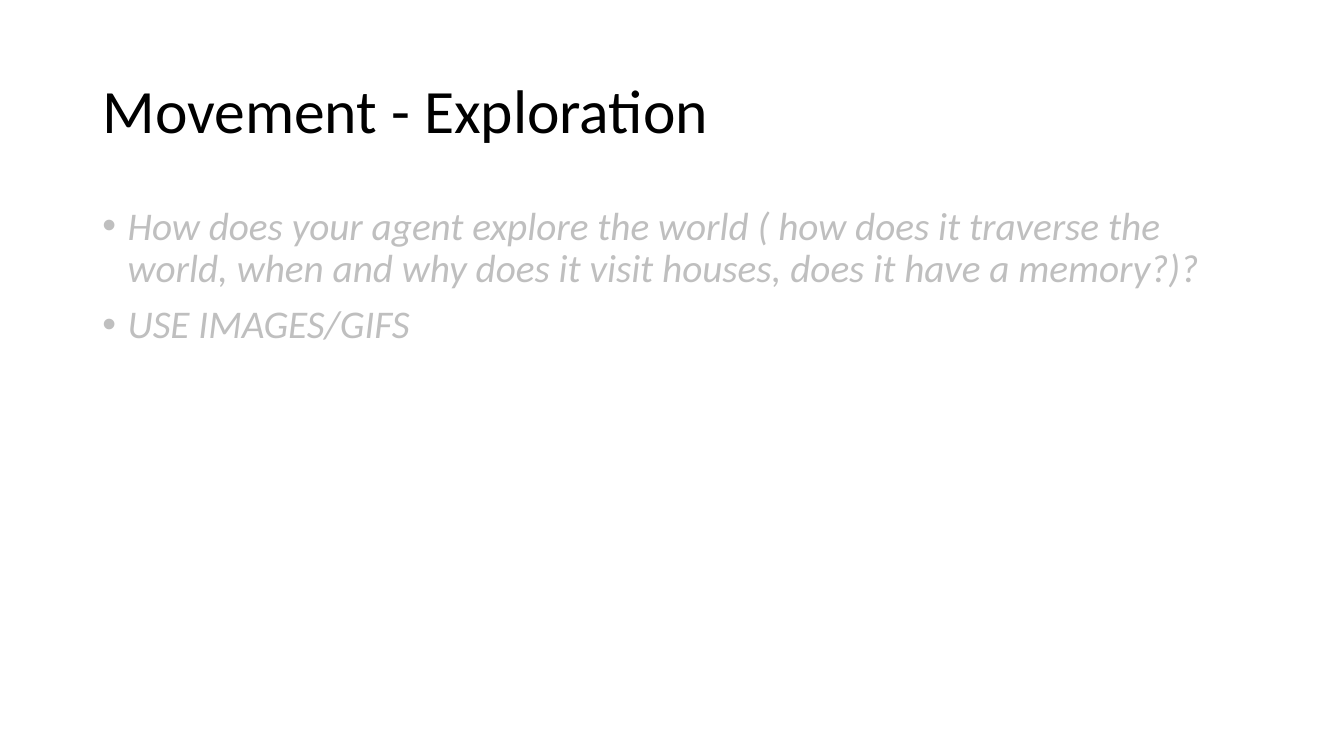
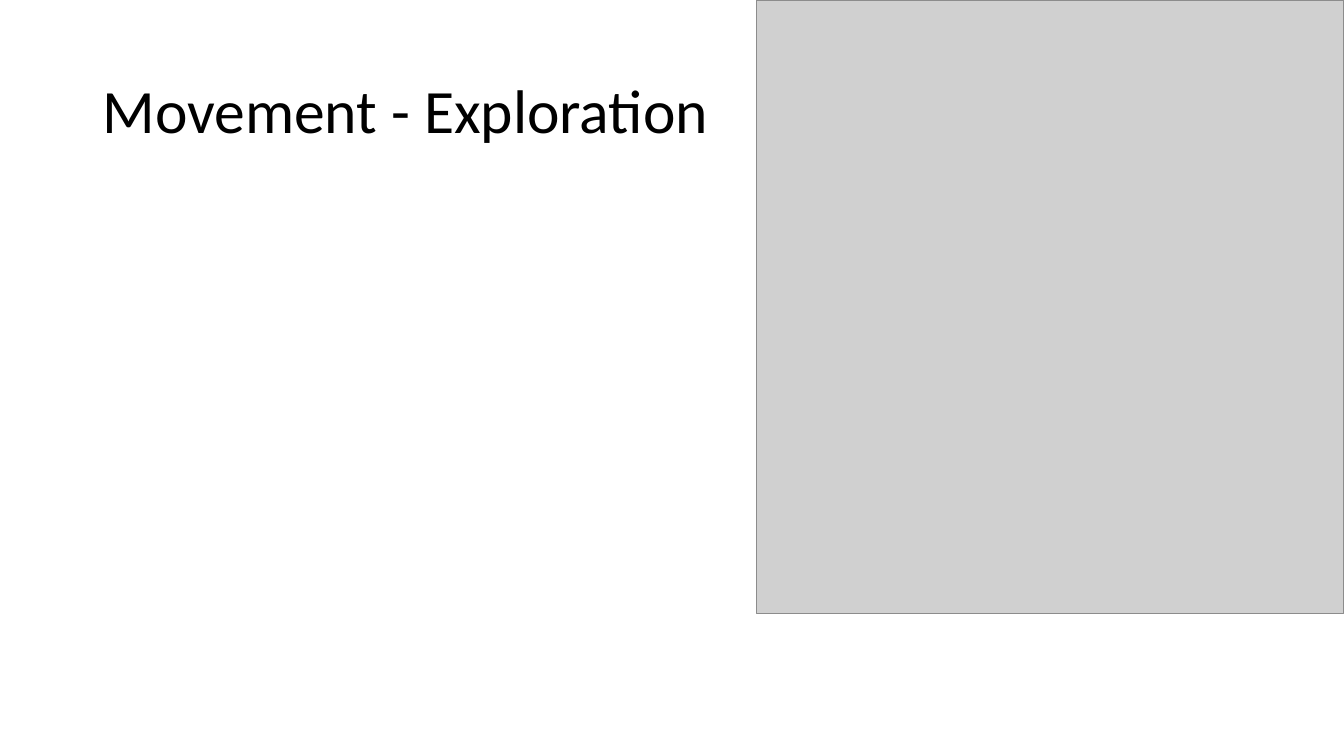
Before and after one commit to DAE-GD-2025-2026/gameai-zombie-Thymme-Mouchrique, a slide deck: slide 6 of GPP_ZombieAI_MouchriqueThymme_2DAE19.pptx. Drawn at 1344x756 pixels with LibreOffice and Linux fonts; fonts in the diff are those of the drawing; grey boxes stand for pictures. Boxes give left, top, right and bottom in pixels: in the first picture for what was removed or moved away, otherwise in the second. Text is boxed around its words. In the diff, an @@ line names an element or a change of style, - is before the commit and + after.

```diff
--- a/GPP_ZombieAI_MouchriqueThymme_2DAE19.pptx
+++ b/GPP_ZombieAI_MouchriqueThymme_2DAE19.pptx
@@ picture added at bbox=[757, 0, 1344, 614] @@
@@ text removed at bbox=[128, 213, 1198, 340] @@
-• How does your agent explore the world ( how does it traverse the world, when and why does it visit houses, does it have a memory?)?
-• USE IMAGES/GIFS
```
Also in this commit, not shown: 4 other slides changed, 1 other file.
